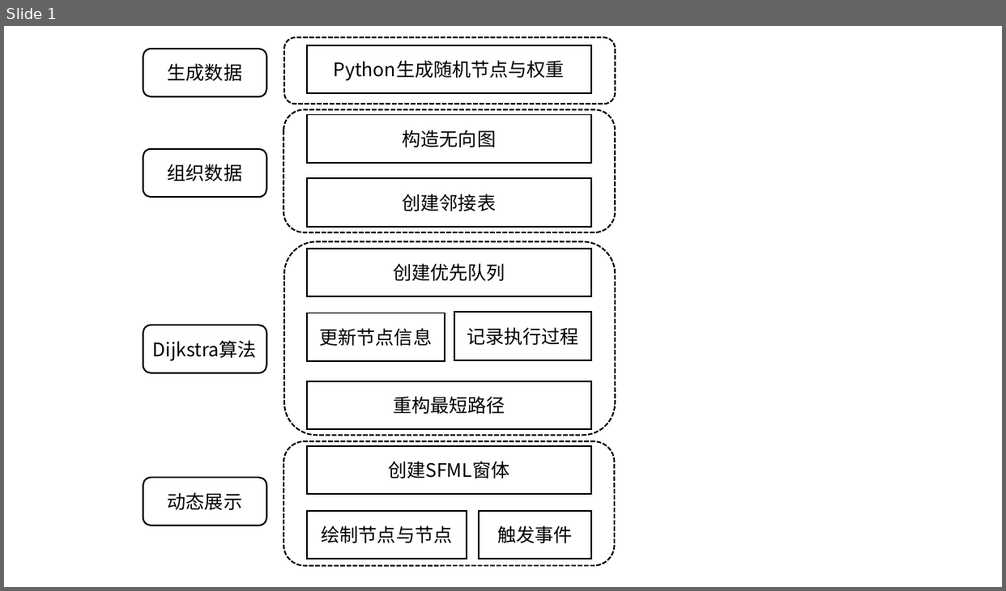
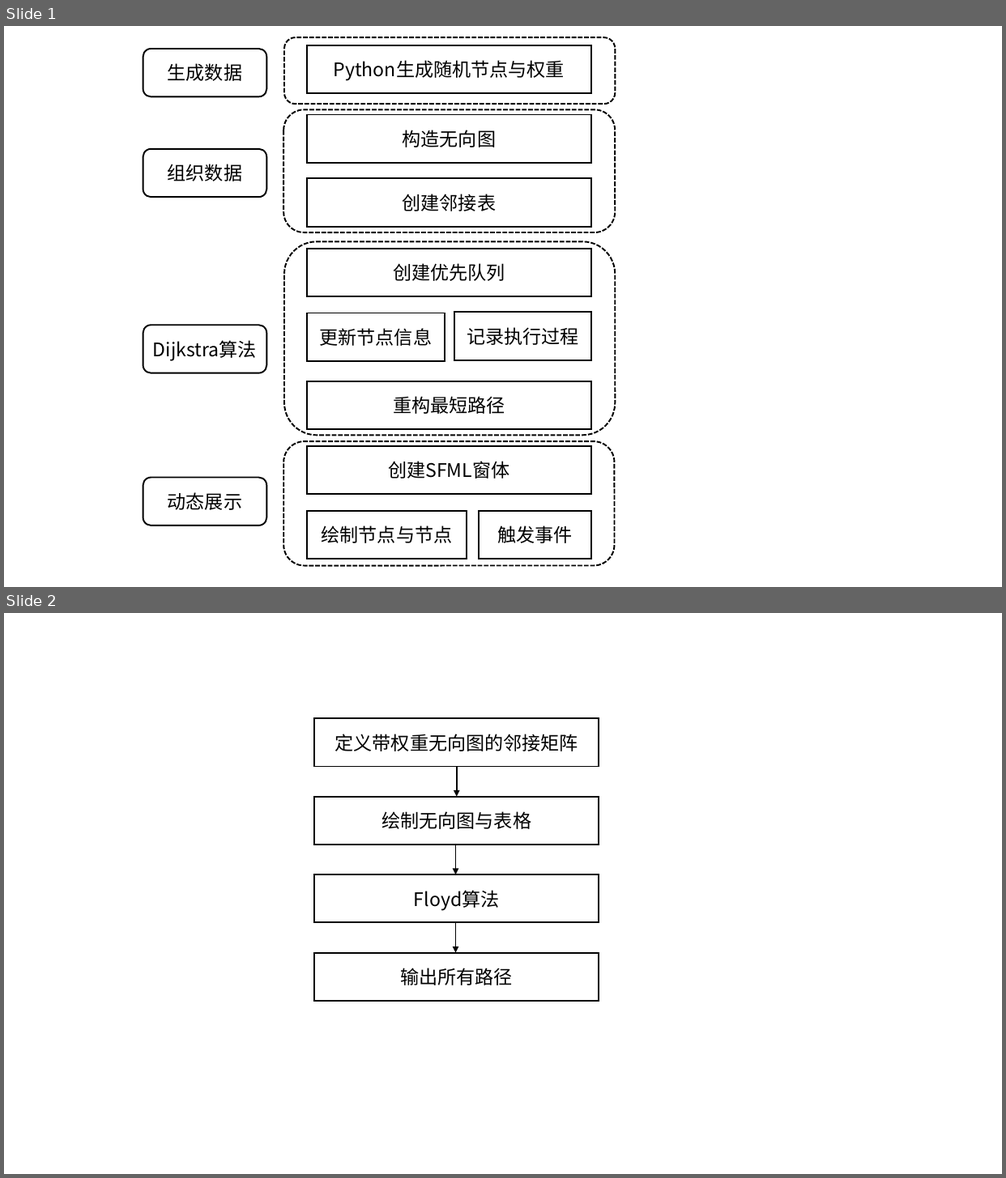
Before and after one commit to ZhangAilan/Dijkstra_Algorithm_Dynamic_Demonstration, a slide deck: 流程图.pptx. Shown one above the other, each under a label of ours: slide 1 before the commit, slides 1 and 2 after it. The pictures are 1006x591 and 1006x1178 pixels, drawn with LibreOffice and Linux fonts; fonts in the diff are those of the drawing. Boxes give left, top, right and bottom in pixels: in the first picture for what was removed or moved away, otherwise in the second. Text is boxed around its words. In the diff, an @@ line names an element or a change of style, - is before the commit and + after.

```diff
--- a/流程图.pptx
+++ b/流程图.pptx
@@ slide 2 added at <box>4,613,1002,1174</box>, background #FFFFFF @@
@@ rectangle added at <box>315,718,599,766</box>, fill #FFFFFF, outline #000000 1.5 pt, 18 pt, text #000000 @@
+定义带权重无向图的邻接矩阵
@@ arrow added from (457, 766) to (457, 796), #000000 1.5 pt @@
@@ rectangle added at <box>315,796,599,845</box>, fill #FFFFFF, outline #000000 1.5 pt, 18 pt, text #000000 @@
+绘制无向图与表格
@@ arrow added from (455, 845) to (455, 875), #000000 1.5 pt @@
@@ rectangle added at <box>315,875,599,923</box>, fill #FFFFFF, outline #000000 1.5 pt, 18 pt, text #000000 @@
+Floyd算法
@@ arrow added from (455, 923) to (455, 953), #000000 1.5 pt @@
@@ rectangle added at <box>315,953,599,1001</box>, fill #FFFFFF, outline #000000 1.5 pt, 18 pt, text #000000 @@
+输出所有路径
```
Also in this commit, not shown: 1 other file.
